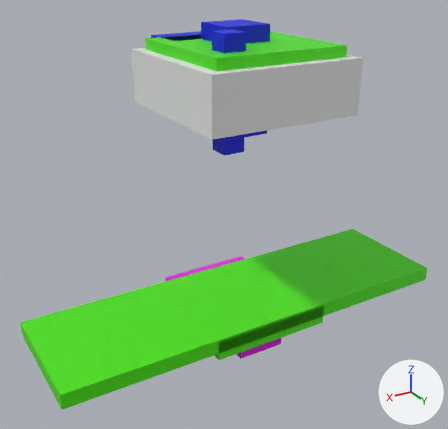
The Blender file camera-case-rpi-3.blend, before and after one commit.
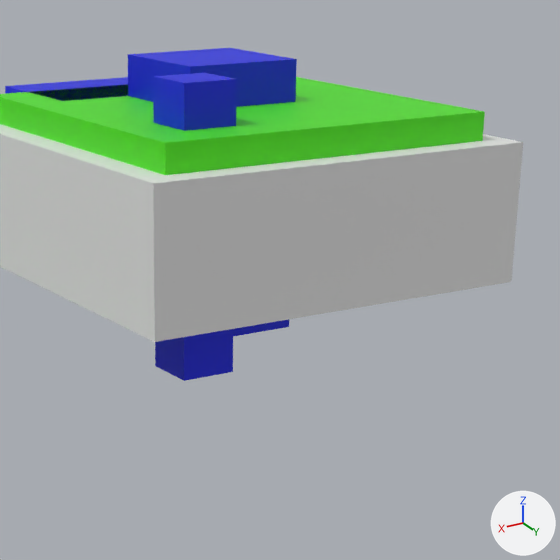
Each version is shown whole from a camera (50 mm lens) standing at (61.5, 96.1, 22.4) and looking at (3.3, -0.9, -26.1), then close up on the part from 33% to 84% of the width and 0% to 53% of the height. Every picture has the same lights, and +X, +Y and +Z are marked at lower right.

In view in the first close-up: 'case10', 'cut1', 'cut2', 'cut3', 'cut4'.
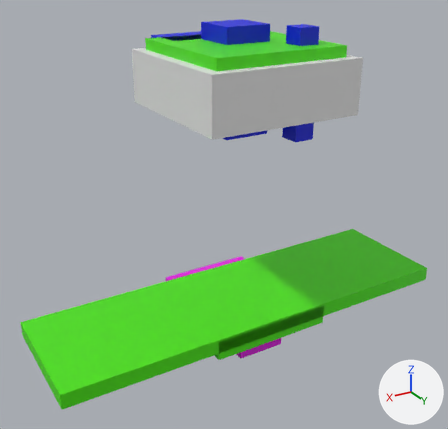
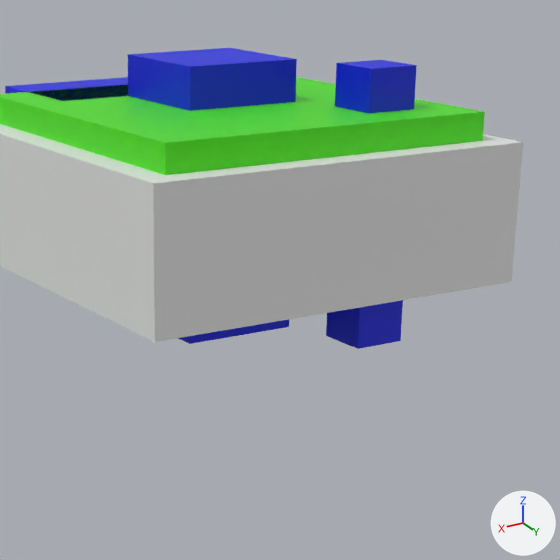
Location of each change, [x1, y1, x2, y2] in pixels of the close-ups (560 x 560 px):
```json
{"object": "cut3", "change": "moved", "before": [153, 73, 237, 381], "after": [326, 60, 417, 349]}
```

Edits to the scene script, one JSON object a line:
```json
{"op": "set", "path": "ob_cut3.location", "old": "(7.5, 7.5, 0.0)", "new": "(-7.5, 7.5, 0.0)"}
```
